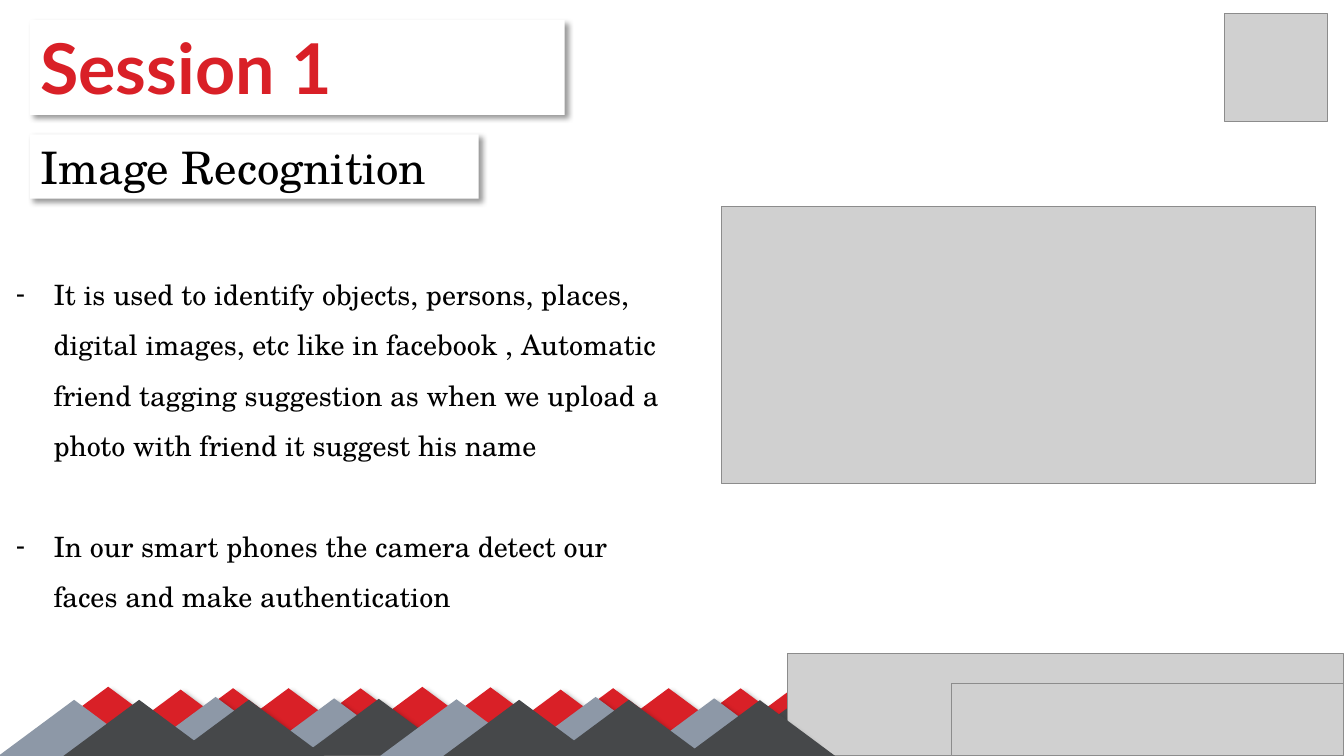
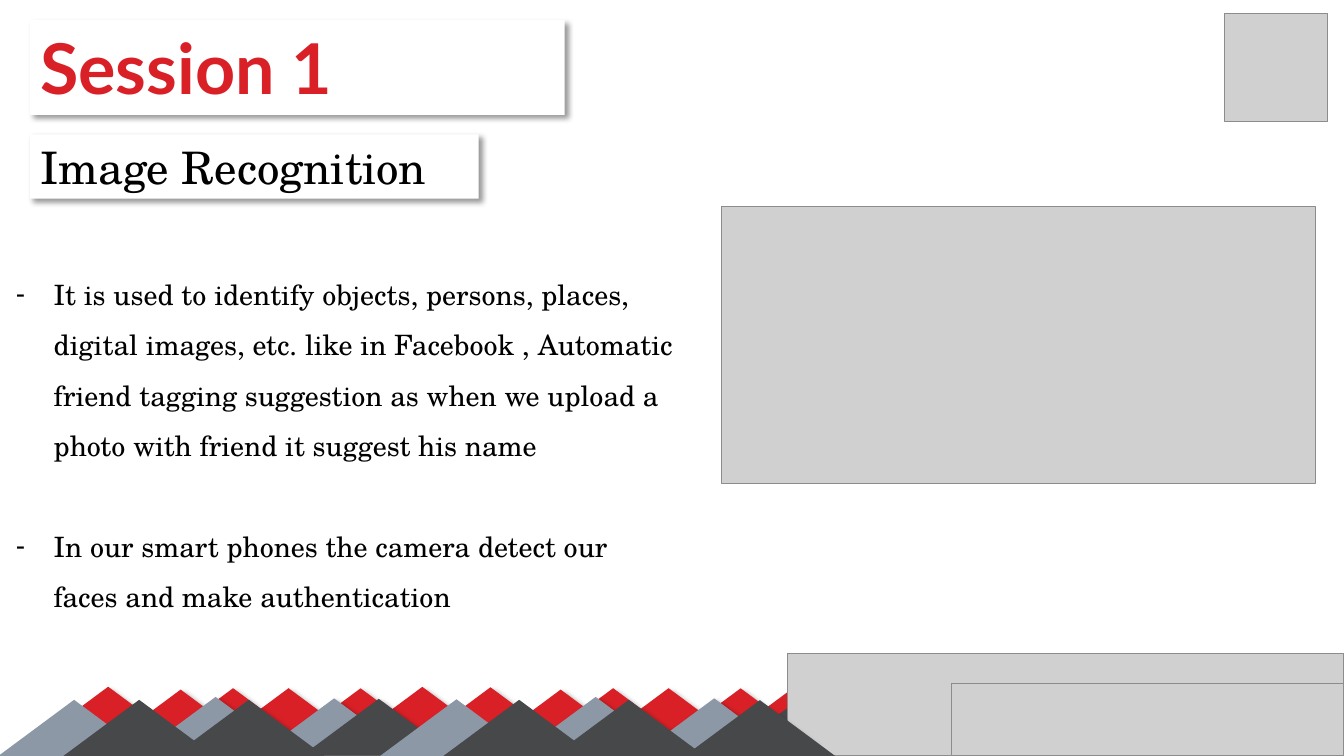
Before and after one commit to SalmaGira/machine-learning-workshop-Kvector, a slide deck: slide 8 of Sessions/Session 1/Session_01.pptx (slide 10 before the commit). Drawn at 1344x756 pixels with LibreOffice and Linux fonts; fonts in the diff are those of the drawing; grey boxes stand for pictures. Boxes give left, top, right and bottom in pixels: in the first picture for what was removed or moved away, otherwise in the second. Text is boxed around its words. In the diff, an @@ line names an element or a change of style, - is before the commit and + after.

```diff
--- a/Sessions/Session 1/Session_01.pptx
+++ b/Sessions/Session 1/Session_01.pptx
@@ text at [54,284,673,462]: text changed @@
-– It is used to identify objects, persons, places, digital images, etc like in facebook , Automatic friend tagging suggestion as when we upload a photo with friend it suggest his name
+– It is used to identify objects, persons, places, digital images, etc. like in Facebook , Automatic friend tagging suggestion as when we upload a photo with friend it suggest his name
```
Also in this commit, not shown: 4 other slides changed, 1 slide added, 3 slides removed.
